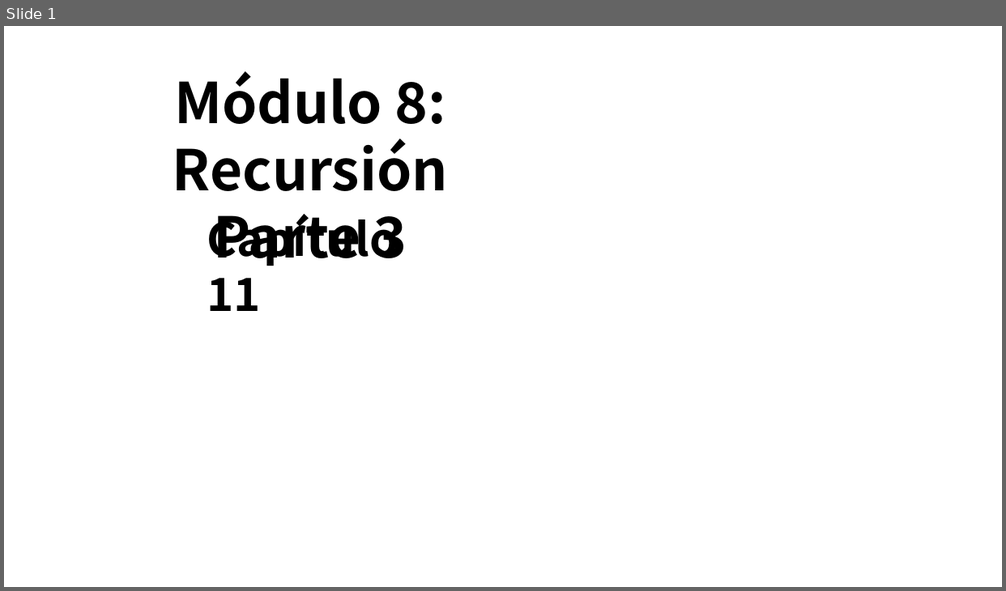
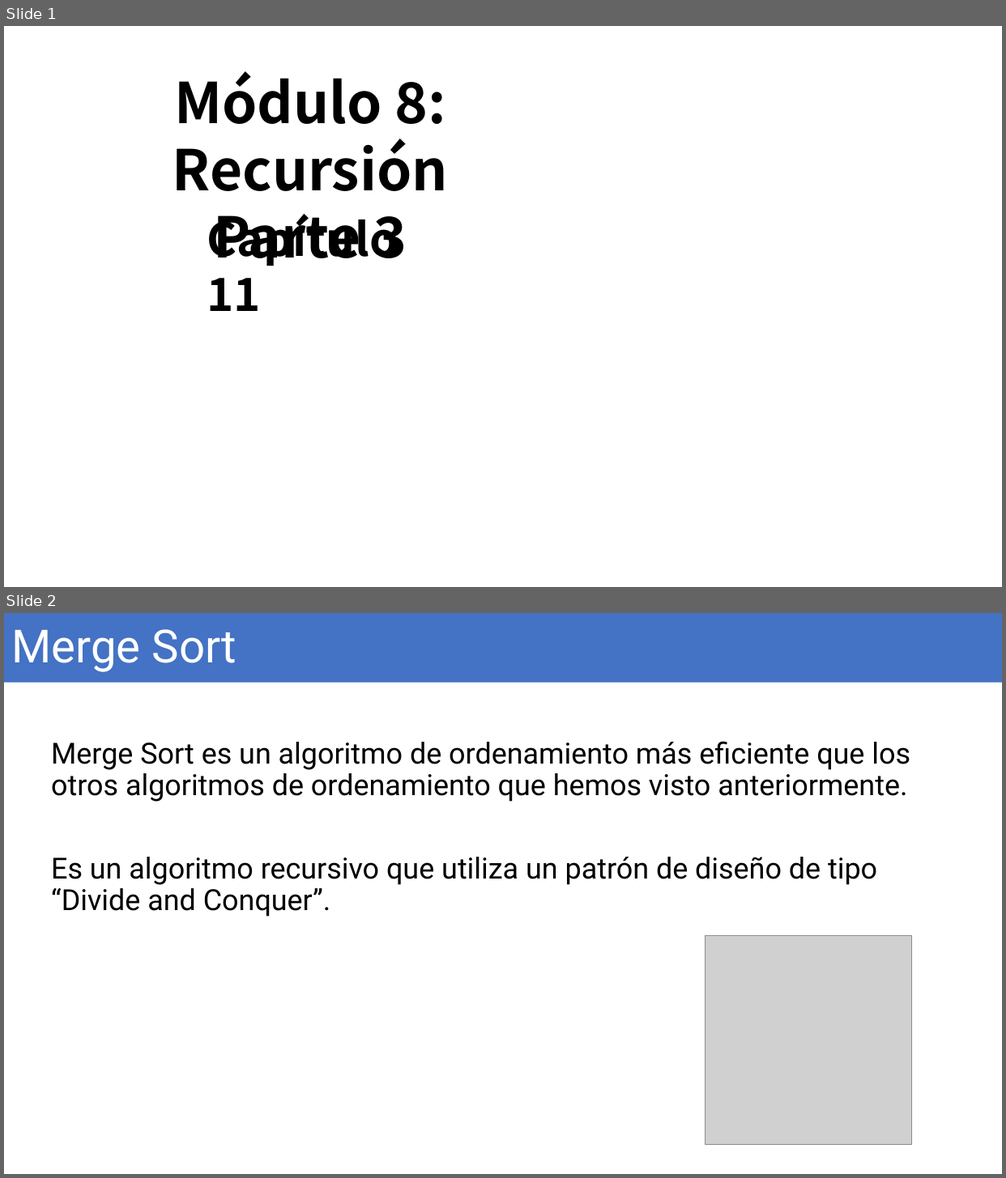
Before and after one commit to OMardil/INFO2, a slide deck: MOD08_Recursion/01 Presentacion/INFO2_MOD08_3-Merge_Sort.pptx. Shown one above the other, each under a label of ours: slide 1 before the commit, slides 1 and 2 after it. The pictures are 1006x591 and 1006x1178 pixels, drawn with LibreOffice and Linux fonts; fonts in the diff are those of the drawing; grey boxes stand for pictures; background and template pictures are left out. Boxes give left, top, right and bottom in pixels: in the first picture for what was removed or moved away, otherwise in the second. Text is boxed around its words. In the diff, an @@ line names an element or a change of style, - is before the commit and + after.

```diff
--- a/MOD08_Recursion/01 Presentacion/INFO2_MOD08_3-Merge_Sort.pptx
+++ b/MOD08_Recursion/01 Presentacion/INFO2_MOD08_3-Merge_Sort.pptx
@@ slide 2 added at [4, 613, 1002, 1174], background #FFFFFF @@
@@ title added at [4, 613, 1002, 683], fill #4472C4, 44 pt, text #FFFFFF @@
+Merge Sort
@@ text added at [51, 741, 910, 917], 28 pt, text #000000 @@
+Merge Sort es un algoritmo de ordenamiento más eficiente que los otros algoritmos de ordenamiento que hemos visto anteriormente.
+Es un algoritmo recursivo que utiliza un patrón de diseño de tipo “Divide and Conquer”.
@@ picture added at [705, 936, 912, 1144] @@
```
Also in this commit, not shown: 2 slides changed, 8 other slides added, 4 slides removed, 3 other files.
